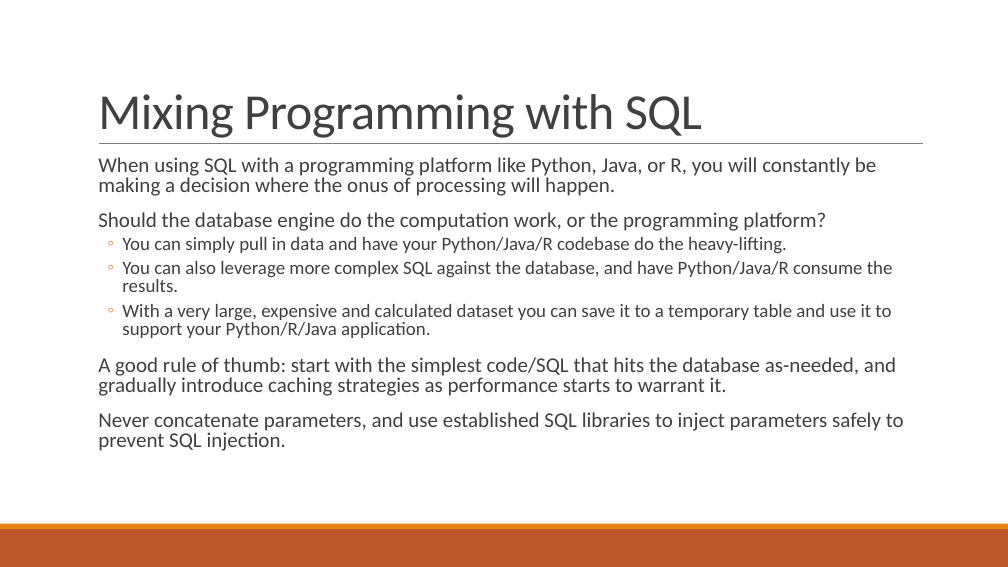
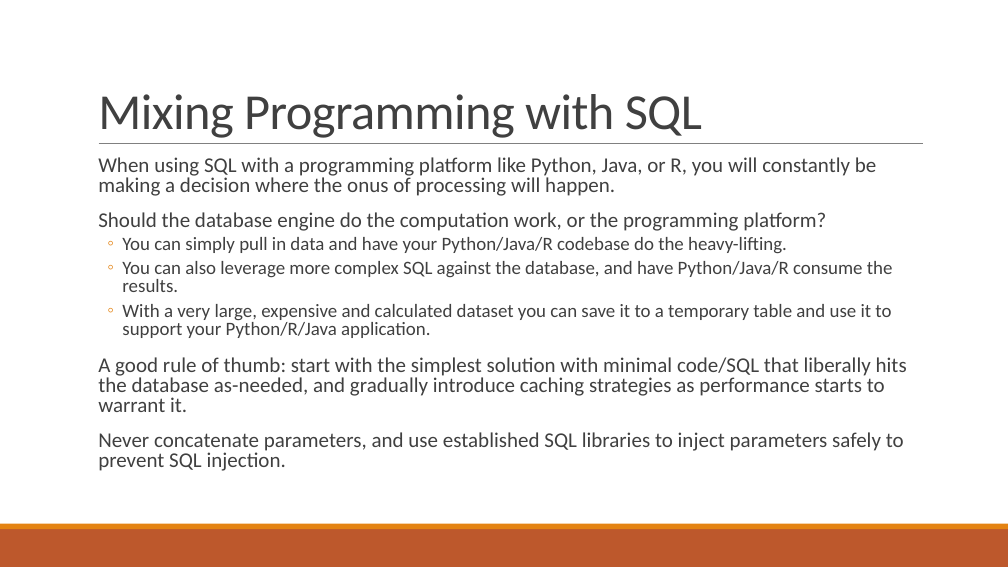
Before and after one commit to thomasnield/oreilly_intermediate_sql_for_data, a slide deck: slide 11 of oreilly_advanced_sql_for_data_analysis.pptx. Drawn at 1008x567 pixels with LibreOffice and Linux fonts; fonts in the diff are those of the drawing. Boxes give left, top, right and bottom in pixels: in the first picture for what was removed or moved away, otherwise in the second. Text is boxed around its words. In the diff, an @@ line names an element or a change of style, - is before the commit and + after.

Commit message:
update ppt

```diff
--- a/oreilly_advanced_sql_for_data_analysis.pptx
+++ b/oreilly_advanced_sql_for_data_analysis.pptx
@@ text at [98,357,907,412]: text changed @@
-  A good rule of thumb: start with the simplest code/SQL that hits the database as-needed, and gradually introduce caching strategies as performance starts to warrant it.
+  A good rule of thumb: start with the simplest solution with minimal code/SQL that liberally hits the database as-needed, and gradually introduce caching strategies as performance starts to warrant it.
```
Also in this commit, not shown: 1 other slide changed.
